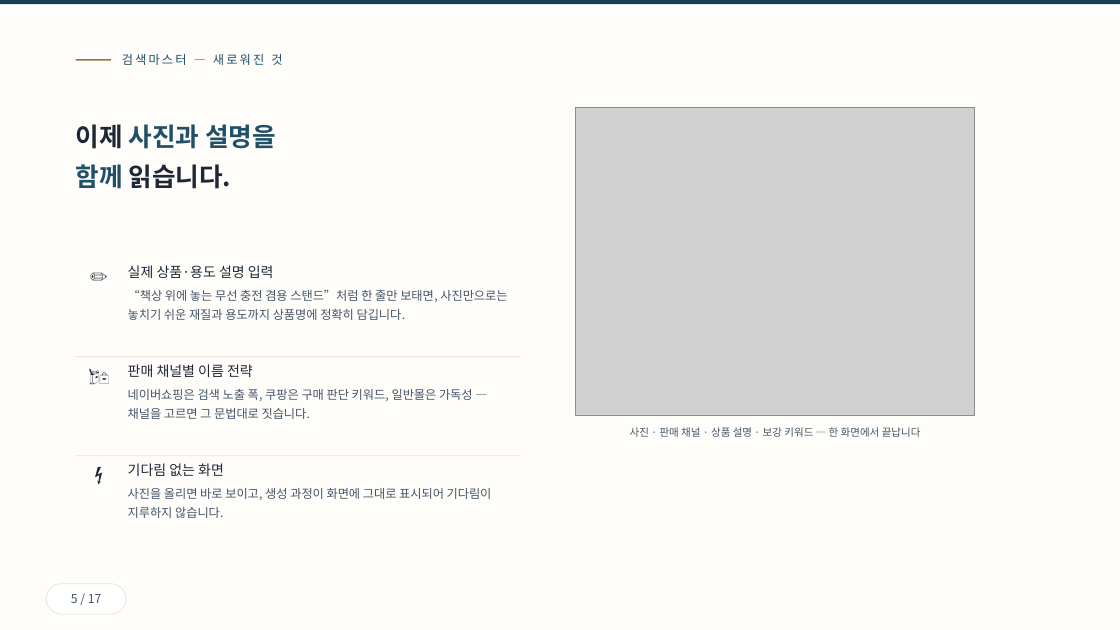
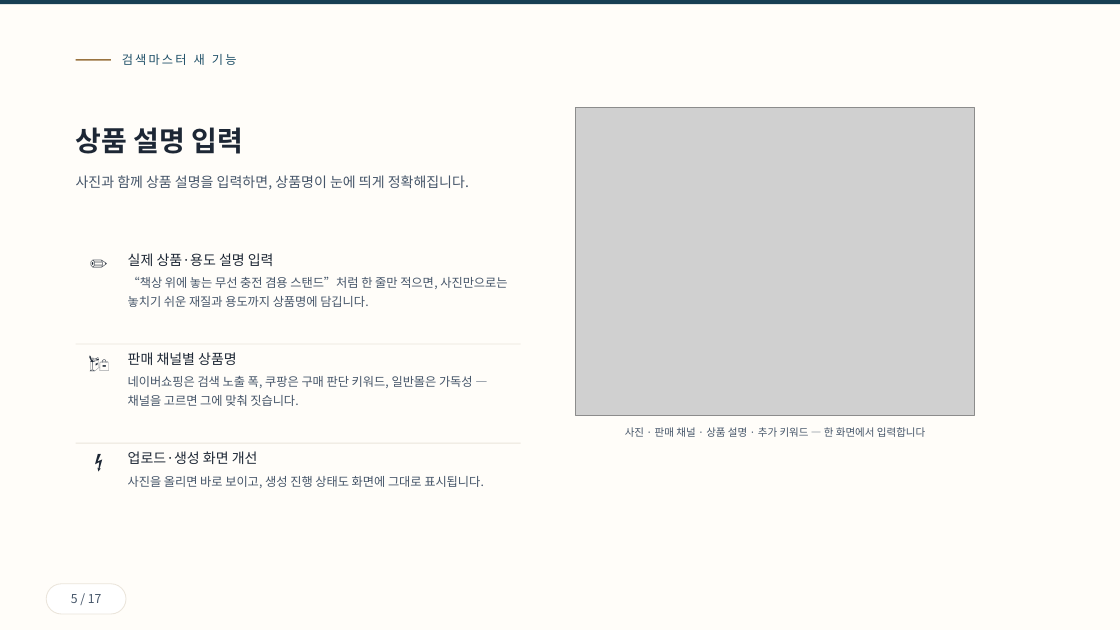
Before and after one commit to ramiteacher/searchmaster-x-freecanvas, a slide deck: slide 5 of slides.pptx. Drawn at 1120x630 pixels with LibreOffice and Linux fonts; fonts in the diff are those of the drawing; grey boxes stand for pictures. Boxes give left, top, right and bottom in pixels: in the first picture for what was removed or moved away, otherwise in the second. Text is boxed around its words. In the diff, an @@ line names an element or a change of style, - is before the commit and + after.

Commit message:
카피 전면 실용문 전환: 기능명 제목·평문 설명, 시적 표현 제거

```diff
--- a/slides.pptx
+++ b/slides.pptx
@@ text at (122,54,237,65): text changed @@
-검색마스터 — 새로워진 것
+검색마스터 새 기능
@@ text at (76,127,469,190): text changed; size 22 to 12 pt; text colour #1F5068 to #455569; bold off @@
-이제 사진과 설명을
-함께 읽습니다.
+상품 설명 입력
+사진과 함께 상품 설명을 입력하면, 상품명이 눈에 띄게 정확해집니다.
@@ text at (128,277,507,307): text changed @@
-“책상 위에 놓는 무선 충전 겸용 스탠드”처럼 한 줄만 보태면, 사진만으로는 놓치기 쉬운 재질과 용도까지 상품명에 정확히 담깁니다.
+“책상 위에 놓는 무선 충전 겸용 스탠드”처럼 한 줄만 적으면, 사진만으로는 놓치기 쉬운 재질과 용도까지 상품명에 담깁니다.
@@ rectangle: place and size @@
-rectangle at (76,356,521,357)
+rectangle at (76,344,521,344)
@@ text at (128,352,473,406): text changed @@
-판매 채널별 이름 전략
-네이버쇼핑은 검색 노출 폭, 쿠팡은 구매 판단 키워드, 일반몰은 가독성 — 채널을 고르면 그 문법대로 짓습니다.
+판매 채널별 상품명
+네이버쇼핑은 검색 노출 폭, 쿠팡은 구매 판단 키워드, 일반몰은 가독성 — 채널을 고르면 그에 맞춰 짓습니다.
@@ rectangle: place and size @@
-rectangle at (76,455,521,456)
+rectangle at (76,443,521,444)
@@ text at (625,427,925,437): text changed @@
-사진 · 판매 채널 · 상품 설명 · 보강 키워드 — 한 화면에서 끝납니다
+사진 · 판매 채널 · 상품 설명 · 추가 키워드 — 한 화면에서 입력합니다
@@ 4 texts: place and size @@
-4 texts at (76,265,507,505)
+4 texts at (76,252,507,492)
@@ text at (128,451,484,488): text changed @@
-기다림 없는 화면
-사진을 올리면 바로 보이고, 생성 과정이 화면에 그대로 표시되어 기다림이 지루하지 않습니다.
+업로드·생성 화면 개선
+사진을 올리면 바로 보이고, 생성 진행 상태도 화면에 그대로 표시됩니다.
```
Also in this commit, not shown: 15 other slides changed, 1 slide added, 1 slide removed, 1 other file.
